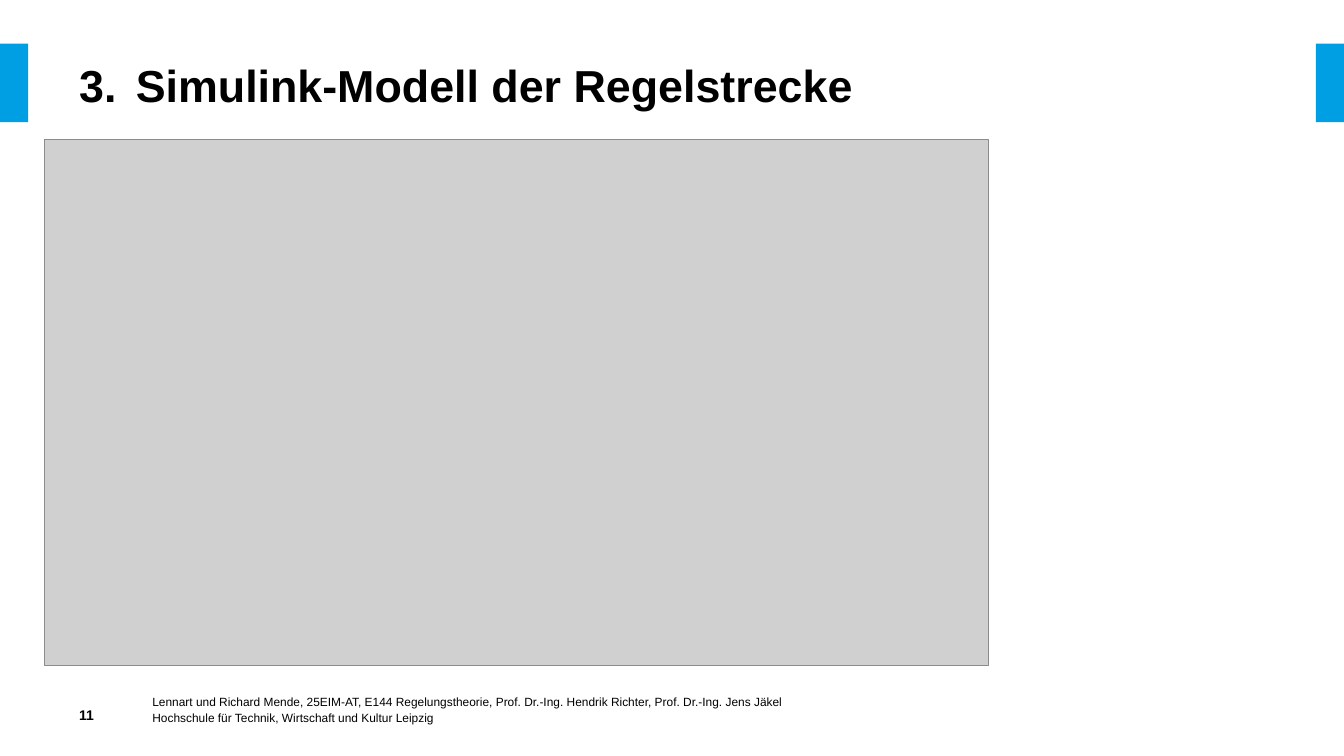
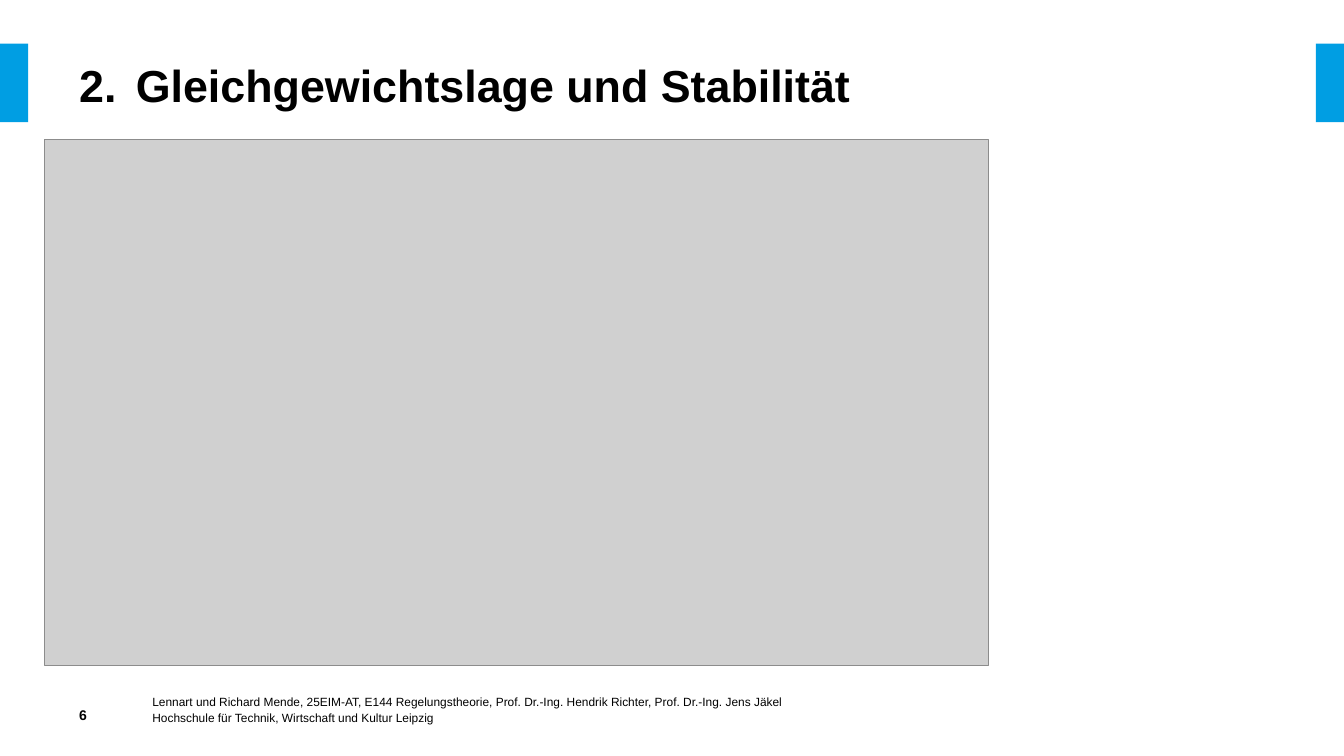
Before and after one commit to LennartMende/ColpittsOscillator, a slide deck: slide 6 of Präsentationen/Abschlusspräsentation.pptx (slide 11 before the commit). Drawn at 1344x756 pixels with LibreOffice and Linux fonts; fonts in the diff are those of the drawing; grey boxes stand for pictures; background and template pictures are left out. Boxes give left, top, right and bottom in pixels: in the first picture for what was removed or moved away, otherwise in the second. Text is boxed around its words. In the diff, an @@ line names an element or a change of style, - is before the commit and + after.

```diff
--- a/Präsentationen/Abschlusspräsentation.pptx
+++ b/Präsentationen/Abschlusspräsentation.pptx
@@ title at (136,69,850,111): text changed @@
-3. Simulink-Modell der Regelstrecke
+2. Gleichgewichtslage und Stabilität
@@ page number at (79,710,87,720): text changed @@
-11
+6
```
Also in this commit, not shown: 6 other slides changed, 1 other file.
